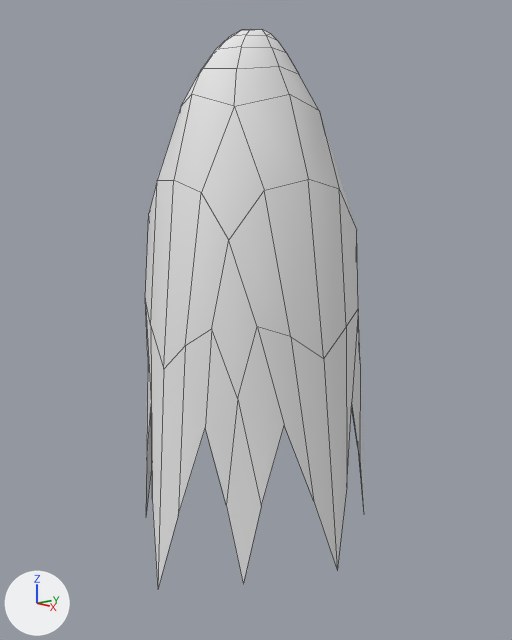
Before and after pictures for a commit that changed the Blender file gameplay demo/Assets/modles/characters/blend files/ghost 1.blend.
Both versions are drawn from a 50 mm lens placed at (5.86, -5.09, 4.89), pointed at (-0.05, 0.0, 3.3). Arrows for +X, +Y and +Z are at lower left; the lights stay in place. Mesh edges are drawn as thin lines.
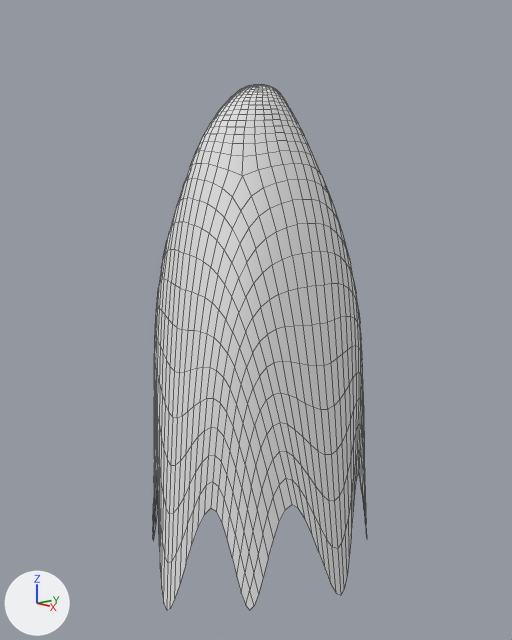
Where the newer file only moved an object's origin or applied its transform, the numbers keep the older frame.

Location of each change, (x1, y1, x2, y2) in pixels of the pictures (512 x 640 px):
'Plane', moved, modifiers changed: before (145, 29, 364, 588); after (153, 84, 367, 610)

The change, as a list of edits to the scene's bpy script:
```text
Change me_plane:
    where me_plane.from_pydata(...)  # 113 vertices, 96 faces; spans x -1.35..1.35, y -1.35..1.35, z 0.36..6.22
    used by ob_plane; location = (-0.09, -0.01, 0.15)
    me_plane part 1: the whole mesh is moved by (0.0, 0.0, -5.04)
Change ob_plane:
    ob_plane.location: (-0.09, -0.01, 0.15) -> (0.0, 0.0, 4.65)
    add _m = ob_plane.modifiers.new('Subsurf', 'SUBSURF')
```
